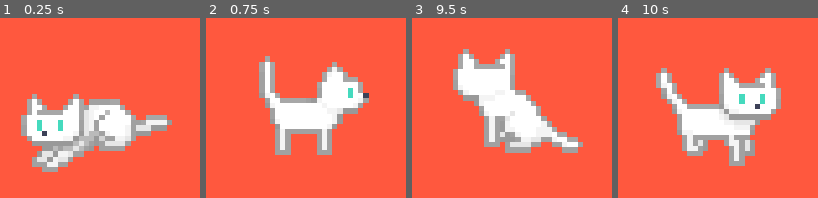
Above: before the commit, frames 1-4 (left to right).
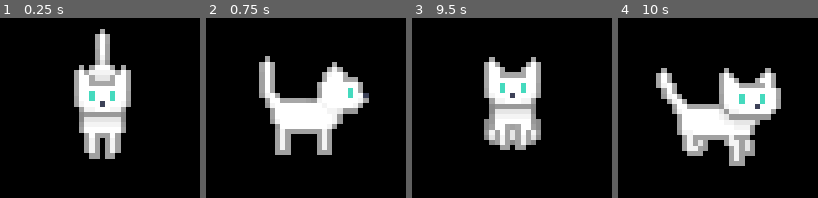
Above: after the commit, the same moments.

Repository: DiScarlet/desktop-kitty-cat
Game: Godot game, scene res://scenes/main_screen.tscn
Two runs of this game, one before a commit and one after it. Both use one fixed random seed, a clock stepped at 60 frames per second and the inputs below.
Inputs (mouse positions are in pixels of both pictures, inside the frame that each line leads up to):
- Up to frame 1 (0.25 s): no input
- Up to frame 2 (0.75 s): tap Enter at 0.5 s; move the mouse to (350, 99) at 0.52 s; click (350, 99) at 0.67 s
- Up to frame 3 (9.5 s): move the mouse to (472, 117) at 1.27 s; click (472, 117) at 1.42 s; move the mouse to (532, 68) at 2.02 s; click (532, 68) at 2.17 s; move the mouse to (502, 144) at 2.77 s; click (502, 144) at 2.92 s; move the mouse to (572, 135) at 3.52 s; click (572, 135) at 3.67 s; move the mouse to (452, 81) at 4.27 s; click (452, 81) at 4.42 s; move the mouse to (522, 108) at 5.02 s; click (522, 108) at 5.17 s; move the mouse to (482, 63) at 5.77 s; click (482, 63) at 5.92 s; move the mouse to (556, 99) at 6.52 s; click (556, 99) at 6.67 s; move the mouse to (472, 117) at 7.27 s; click (472, 117) at 7.42 s; move the mouse to (532, 68) at 8.02 s; click (532, 68) at 8.17 s; move the mouse to (502, 144) at 8.77 s; click (502, 144) at 8.92 s
- Up to frame 4 (10 s): move the mouse to (778, 135) at 9.52 s; click (778, 135) at 9.67 s

The runs differ from the first frame. In frame 1, 97% of the frame differs, in the area x 0-100%, y 0-100%; in frame 2, 85%; in frame 3, 95%; in frame 4, 82%.

Commit message:
Added laying animation

Diff:
--- a/scenes/cat.tscn
+++ b/scenes/cat.tscn
@@ -6,99 +6,99 @@
 
 [sub_resource type="AtlasTexture" id="AtlasTexture_q006h"]
 atlas = ExtResource("5_cxap7")
-region = Rect2(1328, 166, 166, 166)
+region = Rect2(1328, 171, 166, 166)
 
 [sub_resource type="AtlasTexture" id="AtlasTexture_6s1d2"]
 atlas = ExtResource("5_cxap7")
-region = Rect2(1494, 166, 166, 166)
+region = Rect2(1494, 171, 166, 166)
 
 [sub_resource type="AtlasTexture" id="AtlasTexture_0bn2l"]
 atlas = ExtResource("5_cxap7")
-region = Rect2(1660, 166, 166, 166)
+region = Rect2(1660, 171, 166, 166)
 
 [sub_resource type="AtlasTexture" id="AtlasTexture_jltdv"]
 atlas = ExtResource("5_cxap7")
-region = Rect2(1826, 166, 166, 166)
+region = Rect2(1826, 171, 166, 166)
 
 [sub_resource type="AtlasTexture" id="AtlasTexture_onqhi"]
 atlas = ExtResource("5_cxap7")
-region = Rect2(1328, 332, 166, 166)
+region = Rect2(1328, 337, 166, 166)
 
 [sub_resource type="AtlasTexture" id="AtlasTexture_bhbex"]
 atlas = ExtResource("5_cxap7")
-region = Rect2(1494, 332, 166, 166)
+region = Rect2(1494, 337, 166, 166)
 
 [sub_resource type="AtlasTexture" id="AtlasTexture_jr80c"]
 atlas = ExtResource("5_cxap7")
-region = Rect2(1660, 332, 166, 166)
+region = Rect2(1660, 337, 166, 166)
 
 [sub_resource type="AtlasTexture" id="AtlasTexture_ajaib"]
 atlas = ExtResource("5_cxap7")
-region = Rect2(1826, 332, 166, 166)
+region = Rect2(1826, 337, 166, 166)
 
 [sub_resource type="AtlasTexture" id="AtlasTexture_tmp2v"]
 atlas = ExtResource("5_cxap7")
-region = Rect2(1328, 498, 166, 166)
+region = Rect2(1328, 503, 166, 166)
 
 [sub_resource type="AtlasTexture" id="AtlasTexture_4ecr3"]
 atlas = ExtResource("5_cxap7")
-region = Rect2(1494, 498, 166, 166)
+region = Rect2(1494, 503, 166, 166)
 
 [sub_resource type="AtlasTexture" id="AtlasTexture_bcdn7"]
 atlas = ExtResource("5_cxap7")
-region = Rect2(1660, 498, 166, 166)
+region = Rect2(1660, 503, 166, 166)
 
 [sub_resource type="AtlasTexture" id="AtlasTexture_k6ora"]
 atlas = ExtResource("5_cxap7")
-region = Rect2(1826, 498, 166, 166)
+region = Rect2(1826, 503, 166, 166)
 
 [sub_resource type="AtlasTexture" id="AtlasTexture_eeyve"]
 atlas = ExtResource("5_cxap7")
-region = Rect2(1328, 664, 166, 166)
+region = Rect2(1328, 669, 166, 166)
 
 [sub_resource type="AtlasTexture" id="AtlasTexture_3i2m4"]
 atlas = ExtResource("5_cxap7")
-region = Rect2(1494, 664, 166, 166)
+region = Rect2(1494, 669, 166, 166)
 
 [sub_resource type="AtlasTexture" id="AtlasTexture_tpyjg"]
 atlas = ExtResource("5_cxap7")
-region = Rect2(1660, 664, 166, 166)
+region = Rect2(1660, 669, 166, 166)
 
 [sub_resource type="AtlasTexture" id="AtlasTexture_sq8l8"]
 atlas = ExtResource("5_cxap7")
-region = Rect2(1826, 664, 166, 166)
+region = Rect2(1826, 669, 166, 166)
 
 [sub_resource type="AtlasTexture" id="AtlasTexture_tbeuk"]
 atlas = ExtResource("5_cxap7")
-region = Rect2(1328, 2490, 166, 166)
+region = Rect2(1335, 2490, 166, 166)
 
 [sub_resource type="AtlasTexture" id="AtlasTexture_vpg6j"]
 atlas = ExtResource("5_cxap7")
-region = Rect2(1494, 2490, 166, 166)
+region = Rect2(1501, 2490, 166, 166)
 
 [sub_resource type="AtlasTexture" id="AtlasTexture_34o4l"]
 atlas = ExtResource("5_cxap7")
-region = Rect2(1660, 2490, 166, 166)
+region = Rect2(1667, 2490, 166, 166)
 
 [sub_resource type="AtlasTexture" id="AtlasTexture_gwffx"]
 atlas = ExtResource("5_cxap7")
-region = Rect2(1826, 2490, 166, 166)
+region = Rect2(1833, 2490, 166, 166)
 
 [sub_resource type="AtlasTexture" id="AtlasTexture_knaor"]
 atlas = ExtResource("5_cxap7")
-region = Rect2(1328, 2656, 166, 166)
+region = Rect2(1335, 2656, 166, 166)
 
 [sub_resource type="AtlasTexture" id="AtlasTexture_nusv7"]
 atlas = ExtResource("5_cxap7")
-region = Rect2(1494, 2656, 166, 166)
+region = Rect2(1501, 2656, 166, 166)
 
 [sub_resource type="AtlasTexture" id="AtlasTexture_a8h55"]
 atlas = ExtResource("5_cxap7")
-region = Rect2(1660, 2656, 166, 166)
+region = Rect2(1667, 2656, 166, 166)
 
 [sub_resource type="AtlasTexture" id="AtlasTexture_ul7sr"]
 atlas = ExtResource("5_cxap7")
-region = Rect2(1826, 2656, 166, 166)
+region = Rect2(1833, 2656, 166, 166)
 
 [sub_resource type="AtlasTexture" id="AtlasTexture_834rt"]
 atlas = ExtResource("5_cxap7")
@@ -134,35 +134,35 @@
 
 [sub_resource type="AtlasTexture" id="AtlasTexture_370jf"]
 atlas = ExtResource("5_cxap7")
-region = Rect2(1328, 2158, 166, 166)
+region = Rect2(1335, 2158, 166, 166)
 
 [sub_resource type="AtlasTexture" id="AtlasTexture_cf0lc"]
 atlas = ExtResource("5_cxap7")
-region = Rect2(1494, 2158, 166, 166)
+region = Rect2(1501, 2158, 166, 166)
 
 [sub_resource type="AtlasTexture" id="AtlasTexture_e8u5i"]
 atlas = ExtResource("5_cxap7")
-region = Rect2(1660, 2158, 166, 166)
+region = Rect2(1667, 2158, 166, 166)
 
 [sub_resource type="AtlasTexture" id="AtlasTexture_4pvem"]
 atlas = ExtResource("5_cxap7")
-region = Rect2(1826, 2158, 166, 166)
+region = Rect2(1833, 2158, 166, 166)
 
 [sub_resource type="AtlasTexture" id="AtlasTexture_84tvf"]
 atlas = ExtResource("5_cxap7")
-region = Rect2(1328, 2324, 166, 166)
+region = Rect2(1335, 2324, 166, 166)
 
 [sub_resource type="AtlasTexture" id="AtlasTexture_buc4u"]
 atlas = ExtResource("5_cxap7")
-region = Rect2(1494, 2324, 166, 166)
+region = Rect2(1501, 2324, 166, 166)
 
 [sub_resource type="AtlasTexture" id="AtlasTexture_by1oh"]
 atlas = ExtResource("5_cxap7")
-region = Rect2(1660, 2324, 166, 166)
+region = Rect2(1667, 2324, 166, 166)
 
 [sub_resource type="AtlasTexture" id="AtlasTexture_7ptk6"]
 atlas = ExtResource("5_cxap7")
-region = Rect2(1826, 2324, 166, 166)
+region = Rect2(1833, 2324, 166, 166)
 
 [sub_resource type="AtlasTexture" id="AtlasTexture_ttu66"]
 atlas = ExtResource("5_cxap7")
@@ -230,35 +230,35 @@
 
 [sub_resource type="AtlasTexture" id="AtlasTexture_54jfp"]
 atlas = ExtResource("5_cxap7")
-region = Rect2(1328, 1826, 166, 166)
+region = Rect2(1328, 1832, 166, 166)
 
 [sub_resource type="AtlasTexture" id="AtlasTexture_l76dx"]
 atlas = ExtResource("5_cxap7")
-region = Rect2(1494, 1826, 166, 166)
+region = Rect2(1494, 1832, 166, 166)
 
 [sub_resource type="AtlasTexture" id="AtlasTexture_8dn6a"]
 atlas = ExtResource("5_cxap7")
-region = Rect2(1660, 1826, 166, 166)
+region = Rect2(1660, 1832, 166, 166)
 
 [sub_resource type="AtlasTexture" id="AtlasTexture_0eart"]
 atlas = ExtResource("5_cxap7")
-region = Rect2(1826, 1826, 166, 166)
+region = Rect2(1826, 1832, 166, 166)
 
 [sub_resource type="AtlasTexture" id="AtlasTexture_7abr6"]
 atlas = ExtResource("5_cxap7")
-region = Rect2(1328, 1992, 166, 166)
+region = Rect2(1328, 1998, 166, 166)
 
 [sub_resource type="AtlasTexture" id="AtlasTexture_2q7g8"]
 atlas = ExtResource("5_cxap7")
-region = Rect2(1494, 1992, 166, 166)
+region = Rect2(1494, 1998, 166, 166)
 
 [sub_resource type="AtlasTexture" id="AtlasTexture_sba2d"]
 atlas = ExtResource("5_cxap7")
-region = Rect2(1660, 1992, 166, 166)
+region = Rect2(1660, 1998, 166, 166)
 
 [sub_resource type="AtlasTexture" id="AtlasTexture_ijkox"]
 atlas = ExtResource("5_cxap7")
-region = Rect2(1826, 1992, 166, 166)
+region = Rect2(1826, 1998, 166, 166)
 
 [sub_resource type="AtlasTexture" id="AtlasTexture_t8pth"]
 atlas = ExtResource("5_cxap7")
@@ -462,19 +462,19 @@
 
 [sub_resource type="AtlasTexture" id="AtlasTexture_7vi38"]
 atlas = ExtResource("5_cxap7")
-region = Rect2(1992, 166, 166, 166)
+region = Rect2(1992, 168, 166, 166)
 
 [sub_resource type="AtlasTexture" id="AtlasTexture_cxap7"]
 atlas = ExtResource("5_cxap7")
-region = Rect2(2158, 166, 166, 166)
+region = Rect2(2158, 168, 166, 166)
 
 [sub_resource type="AtlasTexture" id="AtlasTexture_7ia2j"]
 atlas = ExtResource("5_cxap7")
-region = Rect2(2324, 166, 166, 166)
+region = Rect2(2324, 168, 166, 166)
 
 [sub_resource type="AtlasTexture" id="AtlasTexture_yl6i5"]
 atlas = ExtResource("5_cxap7")
-region = Rect2(2490, 166, 166, 166)
+region = Rect2(2490, 168, 166, 166)
 
 [sub_resource type="AtlasTexture" id="AtlasTexture_xpa1t"]
 atlas = ExtResource("5_cxap7")
@@ -1166,8 +1166,7 @@
 
 [node name="AnimatedSprite2D" type="AnimatedSprite2D" parent="." unique_id=1168238210]
 sprite_frames = SubResource("SpriteFrames_tol8a")
-animation = &"lay_bl"
-frame = 7
+animation = &"walk_b"
 
 [node name="Area2D" type="Area2D" parent="." unique_id=1116356808]
 
--- a/scenes/main_screen.tscn
+++ b/scenes/main_screen.tscn
@@ -10,6 +10,7 @@
 script = ExtResource("1_kusfh")
 
 [node name="Panel" type="Panel" parent="." unique_id=701663391]
+visible = false
 offset_left = -215.0
 offset_top = -114.0
 offset_right = 594.0
--- a/scripts/cat.gd
+++ b/scripts/cat.gd
@@ -11,7 +11,8 @@
 #locals
 var is_following_mouse = false
 var current_state: CatState = CatState.WALKING
-var animation_direction
+var animation_direction: String = "b"
+var idle_direction: String = "b"
 #Godot elements
 @onready var sprite: AnimatedSprite2D = $AnimatedSprite2D
 #lists/dicts/enums
@@ -46,35 +47,42 @@
 	if distance < MAX_DISTANCE_TO_MOUSE:
 		if current_state == CatState.WALKING:
 			manage_sitting(cur_animation_direction)
-			return
-		else:
-			return
+		return
 
-
+	#Walking logic
 	if current_state != CatState.WALKING:
 		current_state = CatState.WALKING
-		print("state changed to: " + CatState.keys()[current_state])
+		print(CatState.keys()[current_state] + " in direction: " + cur_animation_direction)
 
-	play_correct_animation(determine_animation_direction(direction), "walk")
+	play_correct_animation(cur_animation_direction, "walk")
+
 	window_screen += Vector2(direction * SPEED * delta)
 	DisplayServer.window_set_position(window_screen)
 
 func manage_sitting(cur_animation_direction):
+	if current_state != CatState.WALKING:
+		return
+
 	current_state = CatState.SITTING
-	print("state changed to: " + CatState.keys()[current_state])
+	idle_direction = cur_animation_direction
 
-	play_correct_animation(cur_animation_direction, "sit", false)
+	print(CatState.keys()[current_state] + " in direction: " + idle_direction)
+
+	play_correct_animation(idle_direction, "sit", false)
 
 	await get_tree().create_timer(TIME_IDLE_TO_LAYING).timeout
 
 	if current_state == CatState.SITTING:
-		manage_laying(cur_animation_direction)
+		manage_laying()
 
-func manage_laying(cur_animation_direction):
+func manage_laying():
+	if current_state != CatState.SITTING:
+		return
+
 	current_state = CatState.LAYING
-	print("state changed to: " + CatState.keys()[current_state])
+	print(CatState.keys()[current_state] + " in direction: " + idle_direction)
 
-	play_correct_animation(cur_animation_direction, "lay", false)
+	play_correct_animation(idle_direction, "lay", false)
 
 #system functions
 func center_sprite():
